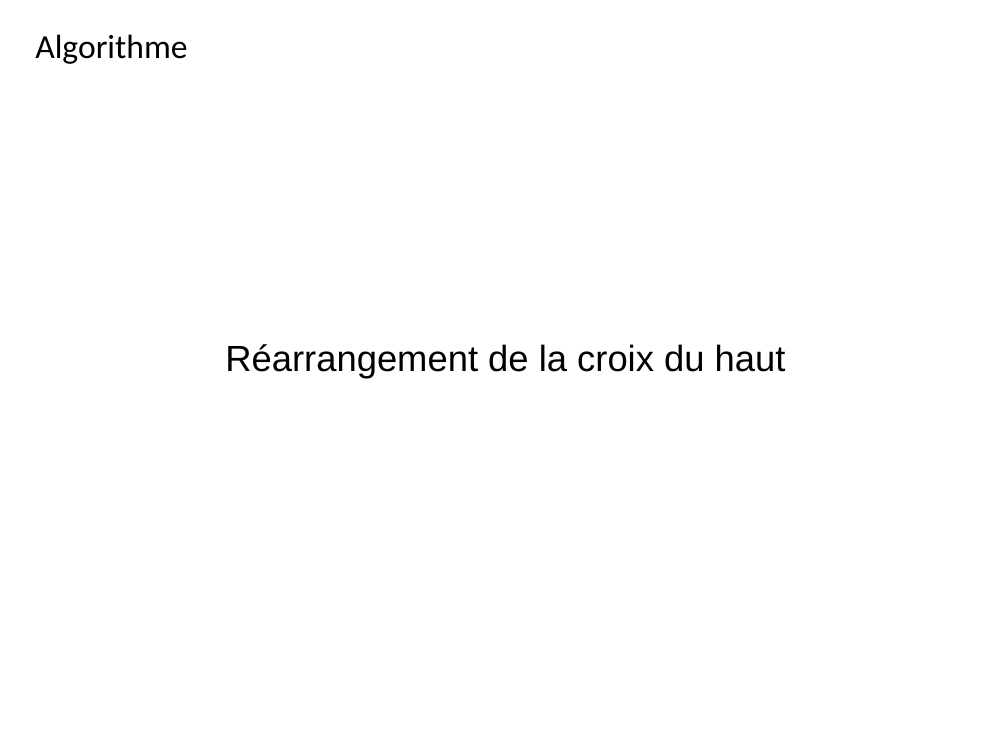
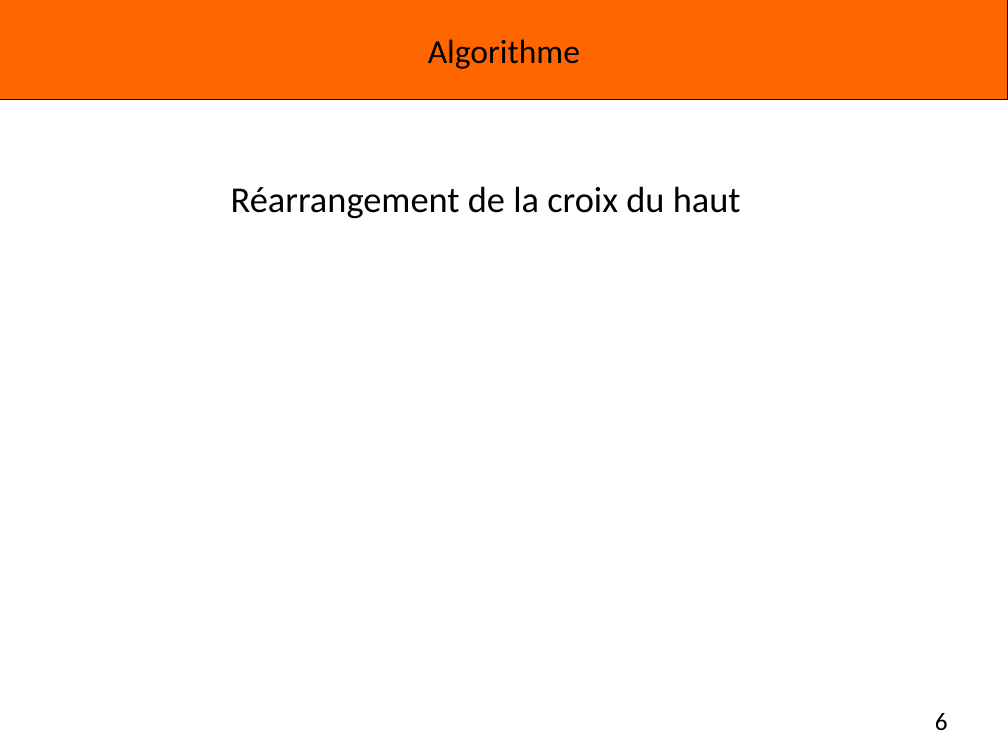
Before and after one commit to Miaxos/Polux, a slide deck: slide 6 of diapo_Presentation_poqb_soutenance_vendredi_15_janvier_2016.odp. Drawn at 1008x756 pixels with LibreOffice and Linux fonts; fonts in the diff are those of the drawing; background and template pictures are left out. Boxes give left, top, right and bottom in pixels: in the first picture for what was removed or moved away, otherwise in the second. Text is boxed around its words. In the diff, an @@ line names an element or a change of style, - is before the commit and + after.

```diff
--- a/diapo_Presentation_poqb_soutenance_vendredi_15_janvier_2016.odp
+++ b/diapo_Presentation_poqb_soutenance_vendredi_15_janvier_2016.odp
@@ title "Algorithme": place and size @@
-title "Algorithme" at [35, 34, 187, 64]
+title "Algorithme" at [428, 39, 580, 69]
@@ title "Algorithme" at [428, 39, 580, 69]: alignment left to centre; vertical alignment top to middle @@
@@ rectangle added at [0, 0, 1008, 99], fill #FF6600, outline #000000 0 pt @@
@@ text "Réarrangement de la croix du ...": place and size @@
-text "Réarrangement de la croix du ..." at [225, 344, 786, 379]
+text "Réarrangement de la croix du ..." at [231, 186, 741, 219]
@@ text "Réarrangement de la croix du ..." at [231, 186, 741, 219]: font Arial to Calibri @@
@@ page number added at [935, 713, 948, 730], 18 pt, text #000000 @@
+6
```
Also in this commit, not shown: 10 other slides changed, 4 slides added, 1 slide removed.
